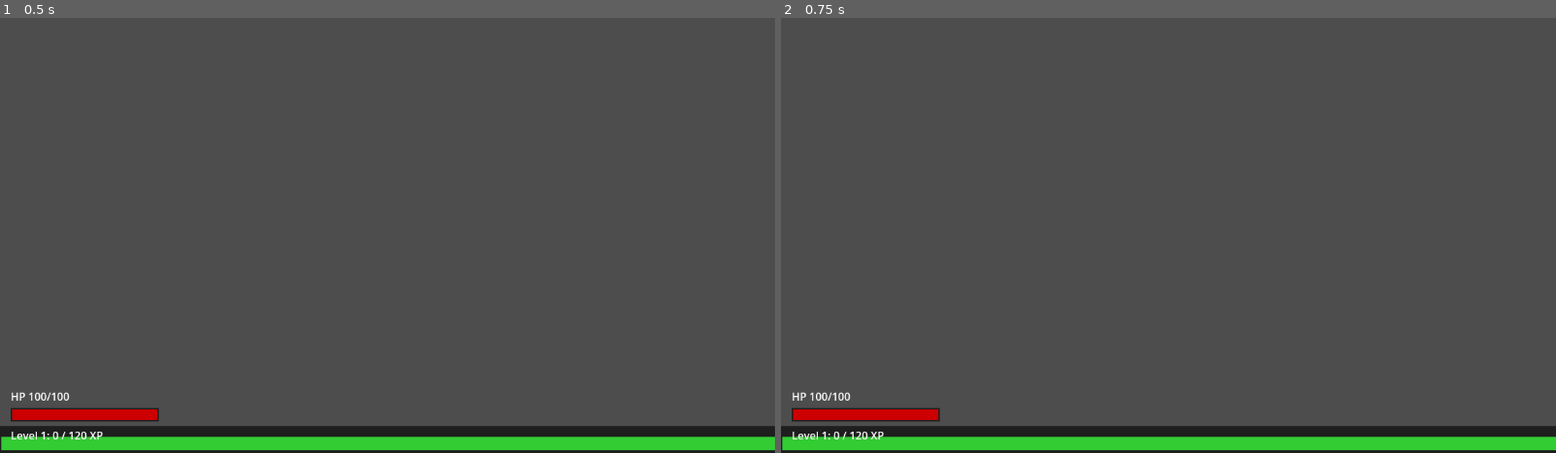
Above: before the commit, frames 1-2 (left to right).
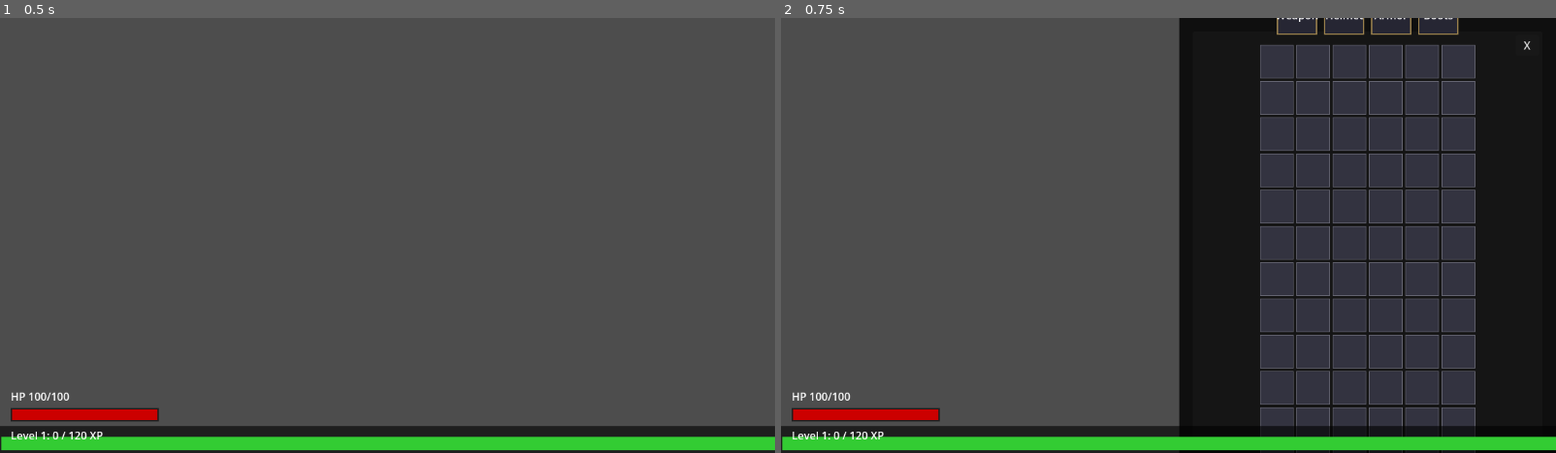
Above: after the commit, the same moments.

Repository: marlonpg/poc-vampire-raiders
Game: Godot game, scene res://scenes/World.tscn
The game is run twice, just before and just after one commit, with the same random seed, the same clock (stepped at 60 frames per second) and the same inputs. This scene is started directly instead of the project's main scene.
Inputs (mouse positions are in pixels of both pictures, inside the frame that each line leads up to):
- Up to frame 1 (0.5 s): no input
- Up to frame 2 (0.75 s): tap Enter at 0.5 s; move the mouse to (1339, 213) at 0.52 s; hold D (move_right) from 0.53 s (still down); tap I at 0.6 s; click (1339, 213) at 0.67 s

Frame 1 is identical in both runs. In frame 2, 44% of the frame differs, in the area x 51-100%, y 0-94%.

Commit message:
Adding inventory

Diff:
--- /dev/null
+++ b/poc-godot/poc-vampire-raiders-multiplayer/scenes/InventoryUI.tscn
@@ -0,0 +1,162 @@
+[gd_scene load_steps=2 format=3]
+
+[ext_resource type="Script" path="res://scripts/InventoryUI.gd" id="1"]
+
+[node name="InventoryUI" type="Control"]
+layout_mode = 3
+anchors_preset = 15
+anchor_right = 1.0
+anchor_bottom = 1.0
+visible = false
+mouse_filter = 2
+script = ExtResource("1")
+
+[node name="Background" type="ColorRect" parent="."]
+layout_mode = 1
+anchors_preset = 11
+anchor_left = 1.0
+anchor_right = 1.0
+anchor_bottom = 1.0
+offset_left = -560.0
+grow_horizontal = 0
+color = Color(0, 0, 0, 0.8)
+
+[node name="Panel" type="Panel" parent="."]
+layout_mode = 1
+anchors_preset = 11
+anchor_left = 1.0
+anchor_right = 1.0
+anchor_bottom = 1.0
+offset_left = -540.0
+offset_top = 20.0
+offset_right = -20.0
+offset_bottom = -20.0
+grow_horizontal = 0
+
+[node name="MarginContainer" type="MarginContainer" parent="Panel"]
+layout_mode = 1
+anchors_preset = 15
+anchor_right = 1.0
+anchor_bottom = 1.0
+theme_override_constants/margin_left = 10
+theme_override_constants/margin_top = 10
+theme_override_constants/margin_right = 10
+theme_override_constants/margin_bottom = 10
+
+[node name="VBoxContainer" type="VBoxContainer" parent="Panel/MarginContainer"]
+layout_mode = 2
+alignment = 1
+theme_override_constants/separation = 15
+
+[node name="EquipmentPanel" type="HBoxContainer" parent="Panel/MarginContainer/VBoxContainer"]
+layout_mode = 2
+theme_override_constants/separation = 10
+alignment = 1
+
+[node name="WeaponSlot" type="Panel" parent="Panel/MarginContainer/VBoxContainer/EquipmentPanel"]
+custom_minimum_size = Vector2(60, 60)
+layout_mode = 2
+
+[node name="Label" type="Label" parent="Panel/MarginContainer/VBoxContainer/EquipmentPanel/WeaponSlot"]
+layout_mode = 1
+anchors_preset = 8
+anchor_left = 0.5
+anchor_top = 0.5
+anchor_right = 0.5
+anchor_bottom = 0.5
+offset_left = -20.0
+offset_top = -11.5
+offset_right = 20.0
+offset_bottom = 11.5
+grow_horizontal = 2
+grow_vertical = 2
+text = "Weapon"
+horizontal_alignment = 1
+
+[node name="HelmetSlot" type="Panel" parent="Panel/MarginContainer/VBoxContainer/EquipmentPanel"]
+custom_minimum_size = Vector2(60, 60)
+layout_mode = 2
+
+[node name="Label" type="Label" parent="Panel/MarginContainer/VBoxContainer/EquipmentPanel/HelmetSlot"]
+layout_mode = 1
+anchors_preset = 8
+anchor_left = 0.5
+anchor_top = 0.5
+anchor_right = 0.5
+anchor_bottom = 0.5
+offset_left = -20.0
+offset_top = -11.5
+offset_right = 20.0
+offset_bottom = 11.5
+grow_horizontal = 2
+grow_vertical = 2
+text = "Helmet"
+horizontal_alignment = 1
+
+[node name="ArmorSlot" type="Panel" parent="Panel/MarginContainer/VBoxContainer/EquipmentPanel"]
+custom_minimum_size = Vector2(60, 60)
+layout_mode = 2
+
+[node name="Label" type="Label" parent="Panel/MarginContainer/VBoxContainer/EquipmentPanel/ArmorSlot"]
+layout_mode = 1
+anchors_preset = 8
+anchor_left = 0.5
+anchor_top = 0.5
+anchor_right = 0.5
+anchor_bottom = 0.5
+offset_left = -20.0
+offset_top = -11.5
+offset_right = 20.0
+offset_bottom = 11.5
+grow_horizontal = 2
+grow_vertical = 2
+text = "Armor"
+horizontal_alignment = 1
+
+[node name="BootsSlot" type="Panel" parent="Panel/MarginContainer/VBoxContainer/EquipmentPanel"]
+custom_minimum_size = Vector2(60, 60)
+layout_mode = 2
+
+[node name="Label" type="Label" parent="Panel/MarginContainer/VBoxContainer/EquipmentPanel/BootsSlot"]
+layout_mode = 1
+anchors_preset = 8
+anchor_left = 0.5
+anchor_top = 0.5
+anchor_right = 0.5
+anchor_bottom = 0.5
+offset_left = -20.0
+offset_top = -11.5
+offset_right = 20.0
+offset_bottom = 11.5
+grow_horizontal = 2
+grow_vertical = 2
+text = "Boots"
+horizontal_alignment = 1
+
+[node name="InventoryPanel" type="VBoxContainer" parent="Panel/MarginContainer/VBoxContainer"]
+layout_mode = 2
+size_flags_horizontal = 3
+size_flags_vertical = 3
+
+[node name="GridWrapper" type="HBoxContainer" parent="Panel/MarginContainer/VBoxContainer/InventoryPanel"]
+layout_mode = 2
+alignment = 1
+
+[node name="GridContainer" type="GridContainer" parent="Panel/MarginContainer/VBoxContainer/InventoryPanel/GridWrapper"]
+layout_mode = 2
+size_flags_vertical = 3
+columns = 6
+
+[node name="CloseButton" type="Button" parent="Panel"]
+layout_mode = 1
+anchors_preset = 1
+anchor_left = 1.0
+anchor_right = 1.0
+offset_left = -40.0
+offset_top = 5.0
+offset_right = -5.0
+offset_bottom = 36.0
+grow_horizontal = 0
+text = "X"
+
+[connection signal="pressed" from="Panel/CloseButton" to="." method="_on_close_button_pressed"]
--- a/poc-godot/poc-vampire-raiders-multiplayer/scenes/World.tscn
+++ b/poc-godot/poc-vampire-raiders-multiplayer/scenes/World.tscn
@@ -1,9 +1,10 @@
-[gd_scene load_steps=4 format=3 uid="uid://dn36ie0to0656"]
+[gd_scene load_steps=5 format=3 uid="uid://dn36ie0to0656"]
 
 [ext_resource type="Script" uid="uid://dc87a4o580xmh" path="res://scripts/world.gd" id="1"]
 [ext_resource type="PackedScene" uid="uid://m78hymwx43f1" path="res://scenes/Enemy.tscn" id="2"]
 [ext_resource type="PackedScene" uid="uid://c3wciaba1bcwu" path="res://scenes/Player.tscn" id="3"]
 [ext_resource type="Script" path="res://scripts/grid_background.gd" id="4"]
+[ext_resource type="PackedScene" path="res://scenes/InventoryUI.tscn" id="5"]
 
 [node name="World" type="Node2D"]
 script = ExtResource("1")
@@ -49,6 +50,10 @@
 anchor_right = 0.0
 size_flags_horizontal = 0
 
+[node name="InventoryLayer" type="CanvasLayer" parent="."]
+
+[node name="InventoryUI" parent="InventoryLayer" instance=ExtResource("5")]
+
 [node name="XPBarHUD" type="CanvasLayer" parent="."]
 
 [node name="BottomMargin" type="Control" parent="XPBarHUD"]
--- /dev/null
+++ b/poc-godot/poc-vampire-raiders-multiplayer/scenes/WorldItem.tscn
@@ -0,0 +1,33 @@
+[gd_scene load_steps=3 format=3]
+
+[ext_resource type="Script" path="res://scripts/world_item.gd" id="1"]
+
+[sub_resource type="CircleShape2D" id="CircleShape2D_witem"]
+radius = 18.0
+
+[node name="WorldItem" type="Area2D"]
+script = ExtResource("1")
+input_pickable = true
+
+[node name="CollisionShape2D" type="CollisionShape2D" parent="."]
+shape = SubResource("CircleShape2D_witem")
+
+[node name="ColorRect" type="ColorRect" parent="."]
+custom_minimum_size = Vector2(30, 30)
+position = Vector2(-15, -15)
+color = Color(0.8, 0.6, 0.2, 0.8)
+mouse_filter = 1
+
+[node name="Label" type="Label" parent="."]
+anchors_preset = 8
+anchor_left = 0.5
+anchor_top = 0.5
+anchor_right = 0.5
+anchor_bottom = 0.5
+offset_left = -40.0
+offset_top = -10.0
+offset_right = 40.0
+offset_bottom = 10.0
+horizontal_alignment = 1
+vertical_alignment = 1
+text = "Item"
--- /dev/null
+++ b/poc-godot/poc-vampire-raiders-multiplayer/scripts/InventoryUI.gd
@@ -0,0 +1,237 @@
+extends Control
+
+const GRID_COLS = 6
+const GRID_ROWS = 12
+const CELL_SIZE = 50
+
+@onready var grid_container = $Panel/MarginContainer/VBoxContainer/InventoryPanel/GridWrapper/GridContainer
+@onready var weapon_slot = $Panel/MarginContainer/VBoxContainer/EquipmentPanel/WeaponSlot
+@onready var helmet_slot = $Panel/MarginContainer/VBoxContainer/EquipmentPanel/HelmetSlot
+@onready var armor_slot = $Panel/MarginContainer/VBoxContainer/EquipmentPanel/ArmorSlot
+@onready var boots_slot = $Panel/MarginContainer/VBoxContainer/EquipmentPanel/BootsSlot
+@onready var net_manager: Node = get_node_or_null("/root/NetworkManager")
+
+var inventory_items = {} # {slot_index: item_data}
+var equipped_items = {
+	"weapon": null,
+	"helmet": null,
+	"armor": null,
+	"boots": null
+}
+
+func _ready():
+	if grid_container == null:
+		return
+	_initialize_grid()
+	_setup_equipment_slots()
+	if net_manager:
+		net_manager.inventory_received.connect(_on_inventory_received)
+
+func _initialize_grid():
+	"""Create inventory grid cells"""
+	for i in range(GRID_ROWS * GRID_COLS):
+		var cell = Panel.new()
+		cell.custom_minimum_size = Vector2(CELL_SIZE, CELL_SIZE)
+		cell.name = "Cell_%d" % i
+
+		# Add visual feedback
+		var style = StyleBoxFlat.new()
+		style.bg_color = Color(0.2, 0.2, 0.25, 1)
+		style.border_width_left = 1
+		style.border_width_top = 1
+		style.border_width_right = 1
+		style.border_width_bottom = 1
+		style.border_color = Color(0.4, 0.4, 0.45, 1)
+		cell.add_theme_stylebox_override("panel", style)
+
+		grid_container.add_child(cell)
+
+func _setup_equipment_slots():
+	"""Setup equipment slot drag-and-drop"""
+	for slot in [weapon_slot, helmet_slot, armor_slot, boots_slot]:
+		var style = StyleBoxFlat.new()
+		style.bg_color = Color(0.15, 0.15, 0.2, 1)
+		style.border_width_left = 2
+		style.border_width_top = 2
+		style.border_width_right = 2
+		style.border_width_bottom = 2
+		style.border_color = Color(0.6, 0.5, 0.3, 1)
+		slot.add_theme_stylebox_override("panel", style)
+
+func _input(event):
+	"""Toggle inventory with 'I' key"""
+	if event.is_action_pressed("ui_cancel") or (event is InputEventKey and event.keycode == KEY_I and event.pressed):
+		toggle_inventory()
+
+func toggle_inventory():
+	visible = !visible
+	if visible:
+		load_inventory()
+
+func load_inventory():
+	"""Request inventory from backend"""
+	if net_manager:
+		net_manager.request_inventory()
+
+func _on_inventory_received(data: Dictionary):
+	"""Populate grid with items from server"""
+	_clear_grid()
+	var items: Array = data.get("items", [])
+	for item_data in items:
+		var slot_x = item_data.get("slot_x", 0)
+		var slot_y = item_data.get("slot_y", 0)
+		var index = slot_y * GRID_COLS + slot_x
+		_place_item_at(item_data, index)
+
+func _place_item_at(item_data: Dictionary, grid_index: int):
+	"""Place an item in the grid"""
+	if grid_index >= grid_container.get_child_count():
+		return
+
+	var cell = grid_container.get_child(grid_index)
+	if not is_instance_valid(cell):
+		return
+
+	inventory_items[grid_index] = item_data
+
+	# Create item icon
+	var item_icon = ColorRect.new()
+	item_icon.custom_minimum_size = Vector2(CELL_SIZE - 4, CELL_SIZE - 4)
+	item_icon.size = Vector2(CELL_SIZE - 4, CELL_SIZE - 4)
+	item_icon.position = Vector2(2, 2)
+	item_icon.mouse_filter = Control.MOUSE_FILTER_STOP
+	item_icon.tooltip_text = _build_tooltip(item_data)
+	item_icon.visible = true
+	item_icon.modulate = Color.WHITE
+
+	# Color based on item type
+	match item_data.get("type", ""):
+		"weapon":
+			item_icon.color = Color(0.8, 0.3, 0.3, 1)
+		"armor":
+			item_icon.color = Color(0.3, 0.5, 0.8, 1)
+		"consumable":
+			item_icon.color = Color(0.3, 0.8, 0.3, 1)
+		_:
+			item_icon.color = Color(0.6, 0.6, 0.6, 1)
+
+	# Add label
+	var label = Label.new()
+	label.text = item_data.get("name", "Item")
+	label.add_theme_font_size_override("font_size", 10)
+	label.horizontal_alignment = HORIZONTAL_ALIGNMENT_CENTER
+	label.vertical_alignment = VERTICAL_ALIGNMENT_CENTER
+	label.position = Vector2(0, CELL_SIZE / 2 - 10)
+	label.size = Vector2(CELL_SIZE, 20)
+	item_icon.add_child(label)
+
+	# Attach drag source script AFTER adding to scene
+	var icon_script = load("res://scripts/ItemIcon.gd")
+	if icon_script:
+		item_icon.set_script(icon_script)
+		item_icon.inventory_index = grid_index
+		item_icon.item_data = item_data
+		item_icon.parent_inventory_ui = self
+
+	cell.add_child(item_icon)
+
+func _clear_grid():
+	inventory_items.clear()
+	# Directly remove all children instead of queue_free to avoid doubling
+	for cell in grid_container.get_children():
+		cell.free()
+	_initialize_grid()
+
+func _build_tooltip(item: Dictionary) -> String:
+	var parts: Array[String] = []
+	parts.append("%s (%s)" % [item.get("name", "Item"), item.get("rarity", "common")])
+	if item.has("type"):
+		parts.append("Type: %s" % item.get("type"))
+	if item.has("damage") and int(item.get("damage", 0)) > 0:
+		parts.append("Damage: %d" % int(item.get("damage", 0)))
+	if item.has("defense") and int(item.get("defense", 0)) > 0:
+		parts.append("Defense: %d" % int(item.get("defense", 0)))
+	return "\n".join(parts)
+
+func _can_drop_data(at_position: Vector2, data) -> bool:
+	return typeof(data) == TYPE_DICTIONARY and data.has("from_index")
+
+func _drop_data(at_position: Vector2, data):
+	if typeof(data) != TYPE_DICTIONARY or not data.has("from_index"):
+		return
+	var from_index: int = data["from_index"]
+	var to_index: int = _cell_index_at(at_position)
+	if to_index < 0:
+		return
+	_move_item(from_index, to_index)
+
+func _cell_index_at(local_pos: Vector2) -> int:
+	# Determine which cell was dropped on by iterating children
+	for i in range(grid_container.get_child_count()):
+		var cell := grid_container.get_child(i) as Control
+		if not cell:
+			continue
+		var rect := Rect2(cell.global_position, cell.size)
+		if rect.has_point(get_global_mouse_position()):
+			return i
+	return -1
+
+func _move_item(from_index: int, to_index: int):
+	if not inventory_items.has(from_index):
+		return
+	var item = inventory_items[from_index]
+	inventory_items.erase(from_index)
+	inventory_items[to_index] = item
+	# Re-render affected cells
+	var from_cell = grid_container.get_child(from_index)
+	var to_cell = grid_container.get_child(to_index)
+	if is_instance_valid(from_cell):
+		for c in from_cell.get_children():
+			c.queue_free()
+	if is_instance_valid(to_cell):
+		for c in to_cell.get_children():
+			c.queue_free()
+	_place_item_at(item, to_index)
+	# Notify server
+	if net_manager and item.has("inventory_id"):
+		var slot_x = to_index % GRID_COLS
+		var slot_y = int(to_index / GRID_COLS)
+		net_manager.send_json({
+			"type": "move_inventory_item",
+			"inventory_id": item["inventory_id"],
+			"slot_x": slot_x,
+			"slot_y": slot_y
+		})
+
+func _request_drop_from_inventory(index: int):
+	if not inventory_items.has(index):
+		return
+	var item = inventory_items[index]
+	if net_manager and item.has("inventory_id"):
+		net_manager.send_json({
+			"type": "drop_inventory_item",
+			"inventory_id": item["inventory_id"]
+		})
+		# Optimistically clear from UI; server will sync drop
+		var cell = grid_container.get_child(index)
+		if is_instance_valid(cell):
+			for c in cell.get_children():
+				c.queue_free()
+		inventory_items.erase(index)
+
+func equip_item(item_data: Dictionary, slot_name: String):
+	"""Equip an item to a slot"""
+	equipped_items[slot_name] = item_data
+	# TODO: Send to backend
+
+func unequip_item(slot_name: String):
+	"""Unequip an item from a slot"""
+	var item = equipped_items[slot_name]
+	equipped_items[slot_name] = null
+
+func is_inventory_full() -> bool:
+	"""Check if inventory has reached max capacity"""
+	return inventory_items.size() >= (GRID_ROWS * GRID_COLS)
+
+func _on_close_button_pressed():
+	visible = false
--- /dev/null
+++ b/poc-godot/poc-vampire-raiders-multiplayer/scripts/ItemIcon.gd
@@ -0,0 +1,41 @@
+extends ColorRect
+
+@export var inventory_index: int = -1
+@export var item_data: Dictionary = {}
+var parent_inventory_ui: Node = null
+
+func _ready():
+	mouse_filter = Control.MOUSE_FILTER_STOP
+	tooltip_text = _build_tooltip()
+
+func _build_tooltip() -> String:
+	var parts: Array[String] = []
+	parts.append("%s (%s)" % [item_data.get("name", "Item"), item_data.get("rarity", "common")])
+	if item_data.has("type"):
+		parts.append("Type: %s" % item_data.get("type"))
+	if item_data.has("damage") and int(item_data.get("damage", 0)) > 0:
+		parts.append("Damage: %d" % int(item_data.get("damage", 0)))
+	if item_data.has("defense") and int(item_data.get("defense", 0)) > 0:
+		parts.append("Defense: %d" % int(item_data.get("defense", 0)))
+	return "\n".join(parts)
+
+func get_drag_data(at_position: Vector2):
+	var data := {
+		"from_index": inventory_index,
+		"item": item_data
+	}
+	var preview := Label.new()
+	preview.text = item_data.get("name", "Item")
+	preview.add_theme_font_size_override("font_size", 12)
+	preview.modulate = Color(1,1,1,0.9)
+	preview.size = Vector2(80, 24)
+	preview.add_theme_color_override("font_color", Color(1,1,0))
+	set_drag_preview(preview)
+	return data
+
+func gui_input(event: InputEvent) -> void:
+	if event is InputEventMouseButton:
+		var mbe := event as InputEventMouseButton
+		if mbe.double_click and mbe.button_index == MOUSE_BUTTON_LEFT:
+			if parent_inventory_ui and parent_inventory_ui.has_method("_request_drop_from_inventory"):
+				parent_inventory_ui._request_drop_from_inventory(inventory_index)
--- a/poc-godot/poc-vampire-raiders-multiplayer/scripts/network_manager.gd
+++ b/poc-godot/poc-vampire-raiders-multiplayer/scripts/network_manager.gd
@@ -3,6 +3,8 @@
 const PORT := 7777
 
 signal game_state_received(data: Dictionary)
+signal inventory_received(data: Dictionary)
+signal item_picked_up(world_item_id: int)
 
 var socket: StreamPeerTCP
 var server_ip: String = ""
@@ -98,6 +100,8 @@
 			print("[NETWORK] Got peer ID: ", peer_id)
 		"game_state":
 			game_state_received.emit(data)
+		"inventory":
+			inventory_received.emit(data)
 		_:
 			pass
 
@@ -126,6 +130,9 @@
 func is_client_mode() -> bool:
 	return socket != null
 
+func request_inventory():
+	send_json({"type": "get_inventory"})
+
 # =========================
 # SIGNALS
 # =========================
--- a/poc-godot/poc-vampire-raiders-multiplayer/scripts/world.gd
+++ b/poc-godot/poc-vampire-raiders-multiplayer/scripts/world.gd
@@ -12,6 +12,7 @@
 var enemies: Dictionary = {}  # ID -> enemy node
 var bullets: Dictionary = {}  # ID -> bullet node
 var other_players: Dictionary = {}  # peer_id -> player node (excluding local)
+var world_items: Dictionary = {}  # id -> world item node
 var last_input_dir: Vector2 = Vector2.ZERO
 var input_send_timer: float = 0.0
 var input_send_interval: float = 0.1  # Send input every 0.1 seconds
@@ -20,6 +21,8 @@
 var local_max_health: int = 100
 var local_level: int = 1
 var local_xp: int = 0
+
+@onready var world_item_scene: PackedScene = preload("res://scenes/WorldItem.tscn")
 
 const HEALTH_BAR_WIDTH := 220.0
 const XP_BAR_WIDTH := 1280.0
@@ -107,6 +110,7 @@
 	var players = data.get("players", [])
 	var enemies_data = data.get("enemies", [])
 	var bullets_data = data.get("bullets", [])
+	var world_items_data = data.get("world_items", [])
 
 	# Update players (local + others)
 	_update_players(players)
@@ -116,6 +120,9 @@
 
 	# Update bullets
 	_update_bullets(bullets_data)
+
+	# Update world items (drops)
+	_update_world_items(world_items_data)
 
 func _update_players(players_data: Array) -> void:
 	"""Spawn/update/remove player sprites for all peers."""
@@ -171,6 +178,56 @@
 	for pid in to_remove:
 		other_players.erase(pid)
 
+func _update_world_items(items_data: Array):
+	"""Spawn/update/remove world item drops sent by server"""
+	var server_ids := {}
+	for item_data in items_data:
+		var item_id = item_data.get("id")
+		server_ids[item_id] = true
+		if not world_items.has(item_id):
+			if world_item_scene:
+				var node = world_item_scene.instantiate()
+				node.item_id = item_id
+				node.item_name = item_data.get("name", "Item")
+				node.position = Vector2(item_data.get("x", 0), item_data.get("y", 0))
+				node.connect("input_event", Callable(self, "_on_world_item_input").bind(item_id))
+				add_child(node)
+				world_items[item_id] = node
+		else:
+			var node = world_items[item_id]
+			if is_instance_valid(node):
+				node.position = Vector2(item_data.get("x", 0), item_data.get("y", 0))
+				node.set_name_and_color(item_data.get("name", "Item"))
+
+	# Remove items that disappeared server-side (picked up)
+	var to_remove := []
+	for existing_id in world_items.keys():
+		if not server_ids.has(existing_id):
+			if is_instance_valid(world_items[existing_id]):
+				world_items[existing_id].queue_free()
+			to_remove.append(existing_id)
+
+	for existing_id in to_remove:
+		world_items.erase(existing_id)
+
+func _on_world_item_input(viewport, event, shape_idx, item_id):
+	if event is InputEventMouseButton and event.pressed and event.button_index == MOUSE_BUTTON_LEFT:
+		if net_manager:
+			# Get inventory UI and check if full
+			var inventory_ui = get_node_or_null("/root/CanvasLayer/InventoryUI")
+			if inventory_ui and inventory_ui.is_inventory_full():
+				print("Cannot pickup: inventory is full!")
+				return
+
+			var payload = {
+				"type": "pickup_item",
+				"world_item_id": item_id
+			}
+			net_manager.send_json(payload)
+			# Auto-request inventory refresh after pickup
+			await get_tree().create_timer(0.1).timeout
+			net_manager.request_inventory()
+
 func _update_enemies(enemies_data: Array):
 	"""Update enemy positions and states from server"""
 	var server_ids = {}
@@ -265,7 +322,7 @@
 	var percent = float(clamped) / float(max(xp_needed, 1))
 	xp_fill.size.x = max(0.0, (XP_BAR_WIDTH - 4.0) * percent)
 	xp_label.text = "Level %d: %d / %d XP" % [level, clamped, xp_needed]
-	_log_client("XP Update: Level=%d, Current=%d/%d, Percent=%.2f, BarWidth=%.0f" % [level, clamped, xp_needed, percent, xp_fill.size.x])
+	#_log_client("XP Update: Level=%d, Current=%d/%d, Percent=%.2f, BarWidth=%.0f" % [level, clamped, xp_needed, percent, xp_fill.size.x])
 
 func _process(delta):
 	"""Send player input to server"""
--- /dev/null
+++ b/poc-godot/poc-vampire-raiders-multiplayer/scripts/world_item.gd
@@ -0,0 +1,18 @@
+extends Area2D
+
+@export var item_id: int
+@export var item_name: String = "Item"
+
+@onready var label: Label = $Label
+@onready var color_rect: ColorRect = $ColorRect
+
+func _ready():
+	label.text = item_name
+	color_rect.color = Color(0.8, 0.6, 0.2, 0.9)
+
+func set_name_and_color(name: String):
+	item_name = name
+	label.text = name
+
+func set_highlight(active: bool):
+	color_rect.modulate = active if Color(1, 1, 1, 1) else Color(1, 1, 1, 0.8)
Not shown, added: poc-godot/poc-vampire-raiders-multiplayer/scripts/InventoryUI.gd.uid
Not shown, added: poc-godot/poc-vampire-raiders-multiplayer/scripts/ItemIcon.gd.uid
Not shown, added: poc-godot/poc-vampire-raiders-multiplayer/scripts/world_item.gd.uid
Not shown, changed: database/init.sql
Not shown, added: poc-java-backend/src/main/java/com/vampireraiders/database/InventoryRepository.java
Not shown, added: poc-java-backend/src/main/java/com/vampireraiders/database/ItemTemplateRepository.java
Not shown, changed: poc-java-backend/src/main/java/com/vampireraiders/database/PlayerRepository.java
Not shown, added: poc-java-backend/src/main/java/com/vampireraiders/database/WorldItemRepository.java
Not shown, changed: poc-java-backend/src/main/java/com/vampireraiders/game/GameState.java
Not shown, changed: poc-java-backend/src/main/java/com/vampireraiders/game/GameWorld.java
Not shown, added: poc-java-backend/src/main/java/com/vampireraiders/game/ItemTemplate.java
Not shown, changed: poc-java-backend/src/main/java/com/vampireraiders/game/Player.java
(and 6 more such lines)
